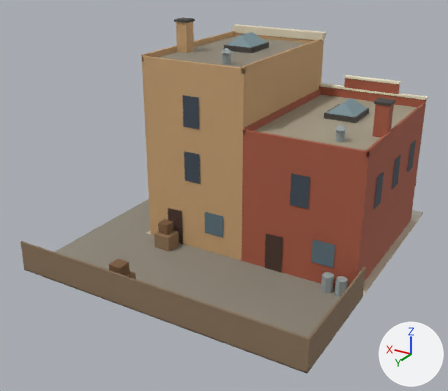
Renders of the glTF model public/models/highstreet.glb from each side of a commit.
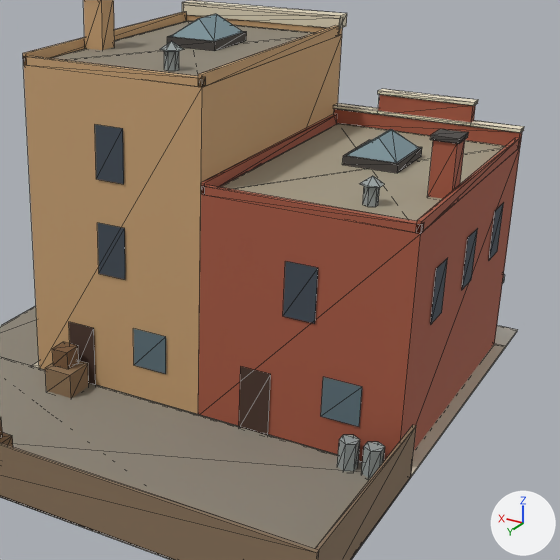
Each version is shown whole from a camera (50 mm lens) standing at (-17.4, 31.2, 18.4) and looking at (0.3, 1.7, 3.6), then close up on the part from 29% to 100% of the width and 6% to 88% of the height. The lights are fixed; the arrows at lower right show +X, +Y and +Z. The last two pictures show the newer version. The close-ups show mesh edges as thin lines. Vertices at exactly the same position are counted once.

Names of what the first close-up shows: 'highstreet'.
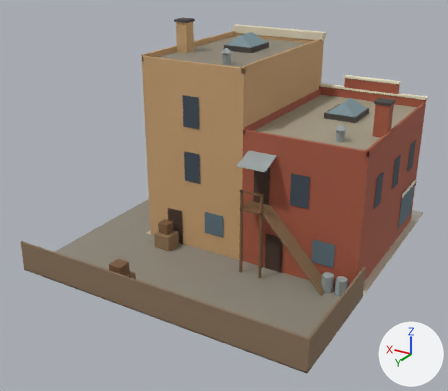
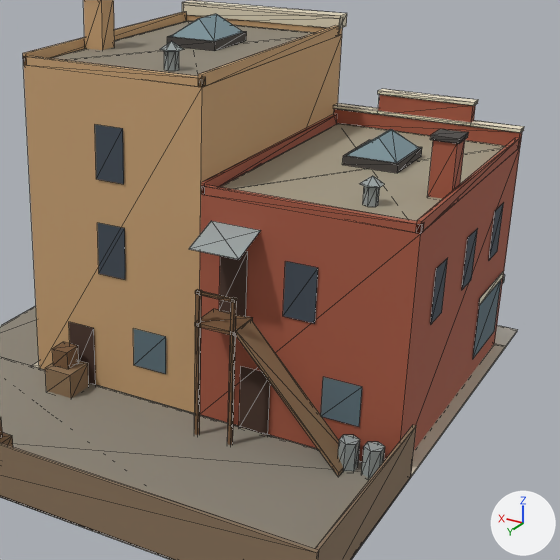
Changed parts and their boxes [x1, y1, x2, y2] in the close-ups (560 x 560 px):
part 1 of me_highstreet, added (brown): after [195, 309, 253, 336]
part 2 of me_highstreet, added (brown): after [194, 290, 202, 435]
part 3 of me_highstreet, added (brown): after [227, 297, 237, 445]
part 4 of me_highstreet, added: after [195, 290, 236, 303]
part 5 of me_highstreet, added (brown): after [219, 251, 248, 317]
part 6 of me_highstreet, added: after [189, 221, 343, 476]
part 7 of me_highstreet, added: after [473, 271, 504, 358]

Patch to the scene script:
```diff
--- a/public/models/highstreet.glb.py
+++ b/public/models/highstreet.glb.py
@@ me_highstreet @@
 # used by ob_highstreet; location = (0.0, 0.0, 0.0)
 # verts and faces of me_highstreet; kept vertices keep their numbers, new ones are numbered from 647
-me_highstreet.from_pydata(...)  # 647 vertices, 742 faces; spans x -9.0..9.0, y -10.0..10.0, z 0.0..13.3
+me_highstreet.from_pydata(...)  # 715 vertices, 816 faces; spans x -9.0..9.0, y -10.0..10.0, z 0.0..13.3
+# me_highstreet part 1: a new loose piece, a box spanning x -3.38..-1.97, y 2.61..3.86, z 4.0..4.13, in mat_td_wood (brown #7a5a3c)
+# me_highstreet part 2: a new loose piece, a box spanning x -2.12..-1.99, y 3.73..3.86, z 0.0..5.22, in mat_td_wood (brown #7a5a3c)
+# me_highstreet part 3: a new loose piece, a box spanning x -3.36..-3.23, y 3.73..3.86, z 0.0..5.22, in mat_td_wood (brown #7a5a3c)
+# me_highstreet part 4: a new loose piece, a box spanning x -3.381..-1.968, y 3.793..3.859, z 5.109..5.217, in mat_td_wood (brown #7a5a3c)
+# me_highstreet part 5: the loose piece of 4 vertices spanning x -4.1..-3.0, y 2.7, z 0.0..2.3 is copied, and the copy is moved by (0.9, 0.0, 4.1); it spans x -3.2..-2.2, y 2.7, z 4.1..6.4
+# me_highstreet part 6
+# 16 vertices are added at x -7.1..-1.8, y 2.6..4.0, z 0.0..7.1
+# 12 new faces join them, mat_td_wood2 (brown #8f7354)
+# 2 new faces join them, mat_td_tin (grey #9aa3a3)
+# 2 new faces join them, mat_td_tar3 (dark grey #4a4643)
+# me_highstreet part 7
+verts[655] = (-8.6, -7.8, 3.0)  # pixel (502, 277)
+verts[656] = (-8.6, -7.8, 3.3)  # pixel (503, 270)
+verts[657] = (5.4, -7.8, 3.0)
+verts[658] = (5.4, -7.8, 3.3)
+for new, old in zip([*range(659, 663)], [*range(655, 659)]): verts[new] = verts[old] + (0.0, 3.0, 0.0)
+verts[663] = (-8.6, -7.7, 0.8)  # pixel (494, 331)
+verts[664] = (-8.6, -7.7, 3.0)  # pixel (501, 278)
+verts[665] = (5.4, -7.7, 0.8)
+verts[666] = (5.4, -7.7, 3.0)
+for new, old in zip([*range(667, 671)], [*range(663, 667)]): verts[new] = verts[old] + (0.0, 2.8, 0.0)
+faces += [(655, 656, 659), (656, 660, 659)]  # mat_td_cream (pale yellow #ece3cb)
+faces += [(663, 664, 667), (664, 668, 667), (665, 669, 670), (665, 670, 666)]  # mat_win_shop (greyish blue #5d727c)
+faces += [(657, 661, 662), (657, 662, 658)]  # mat_td_oxblood (dark red #7c2f2c)
 me_highstreet.materials.append(mat_td_paving)
```
